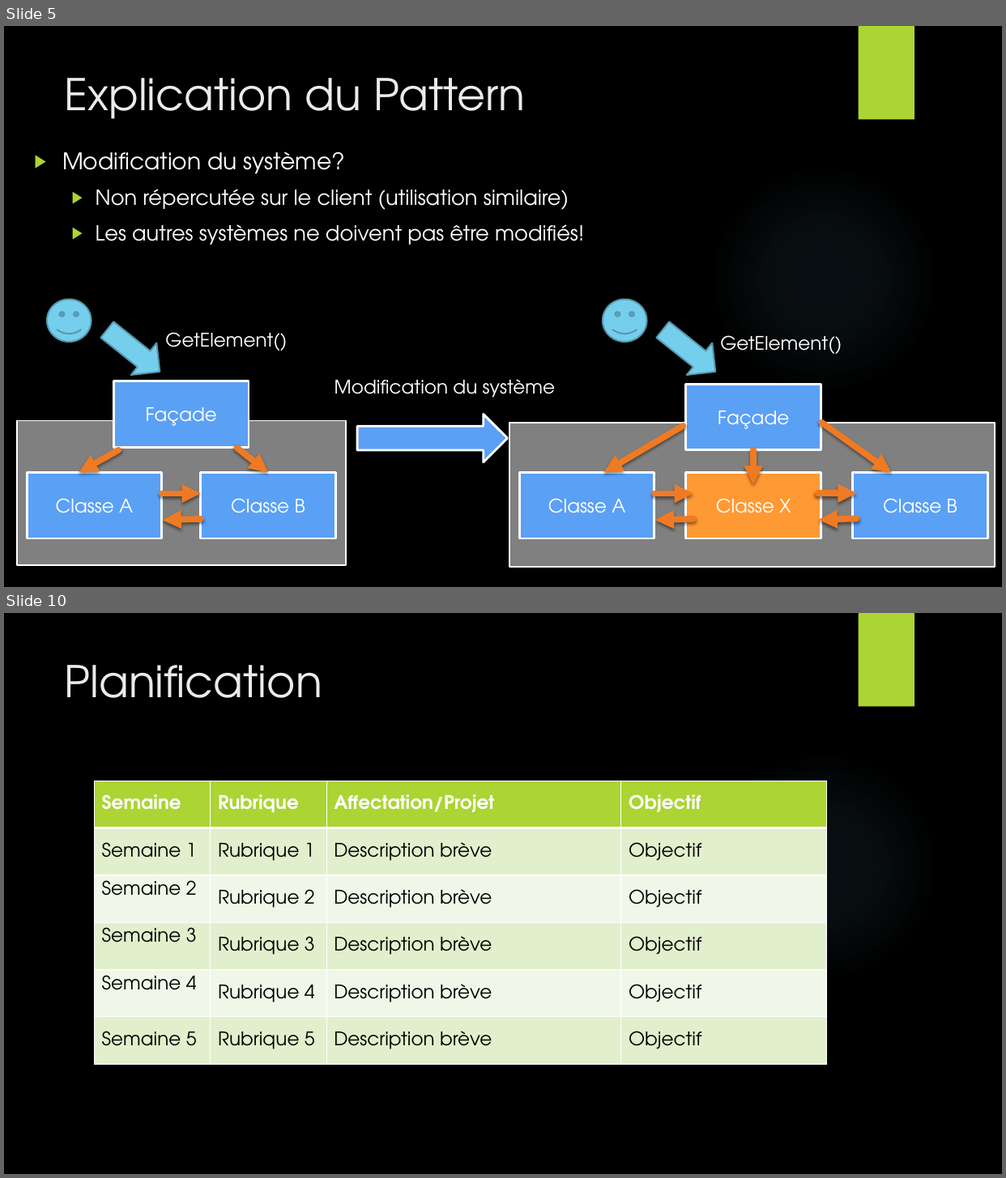
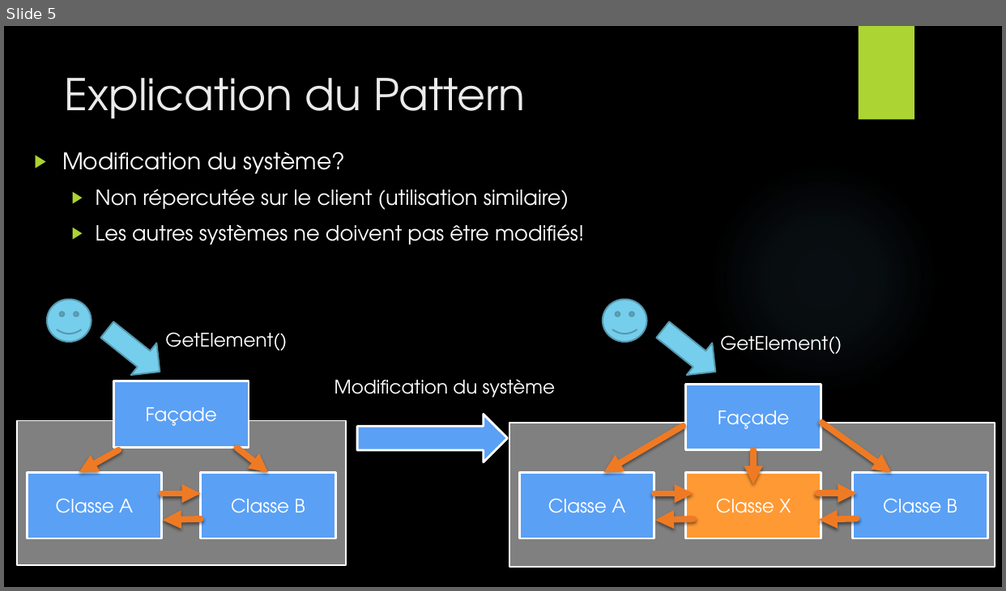
Before and after one commit to PlumpMath/DesignPatternFacade, a slide deck: presentation.pptx. Shown one above the other, each under a label of ours: slides 5 and 10 before the commit, slide 5 after it; the slides between them are not shown. The pictures are 1006x1178 and 1006x591 pixels, drawn with LibreOffice and Linux fonts; fonts in the diff are those of the drawing; background and template pictures are left out. Boxes give left, top, right and bottom in pixels: in the first picture for what was removed or moved away, otherwise in the second. Text is boxed around its words. In the diff, an @@ line names an element or a change of style, - is before the commit and + after.

```diff
--- a/presentation.pptx
+++ b/presentation.pptx
@@ slide 10 removed at (x1=4, y1=613, x2=1002, y2=1174), background picture (left out); not listed: 2 template elements that a slide beside it also shows @@
@@ title removed at (x1=65, y1=665, x2=322, y2=698) @@
-Planification
@@ table removed at (x1=95, y1=781, x2=827, y2=1124), 6 rows, 4 columns @@
-Semaine | Rubrique | Affectation/Projet | Objectif
-Semaine 1 | Rubrique 1 | Description brève | Objectif
-Semaine 2 | Rubrique 2 | Description brève | Objectif
-Semaine 3 | Rubrique 3 | Description brève | Objectif
-Semaine 4 | Rubrique 4 | Description brève | Objectif
-Semaine 5 | Rubrique 5 | Description brève | Objectif
```
Also in this commit, not shown: 2 slides changed, 2 slides added, 6 other slides removed, 2 other files.
